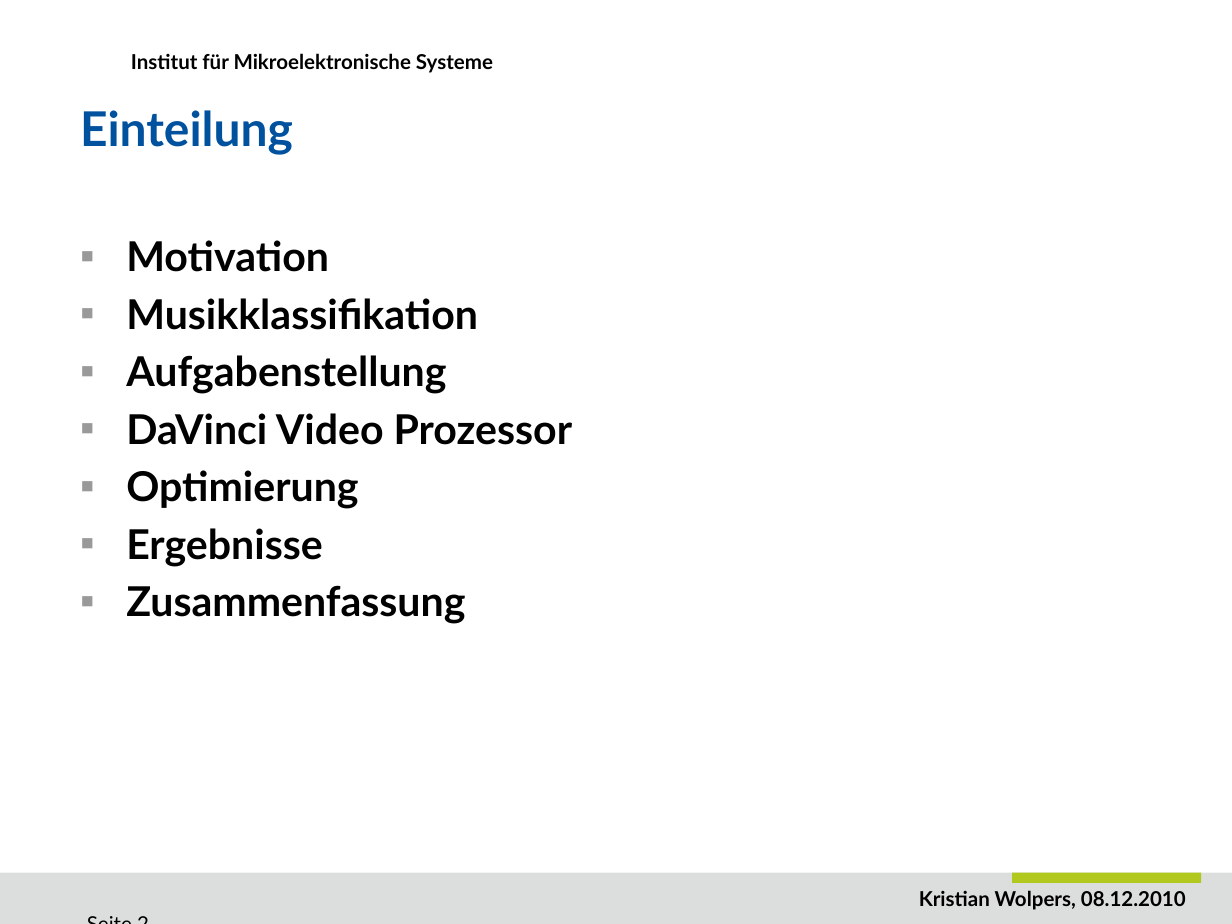
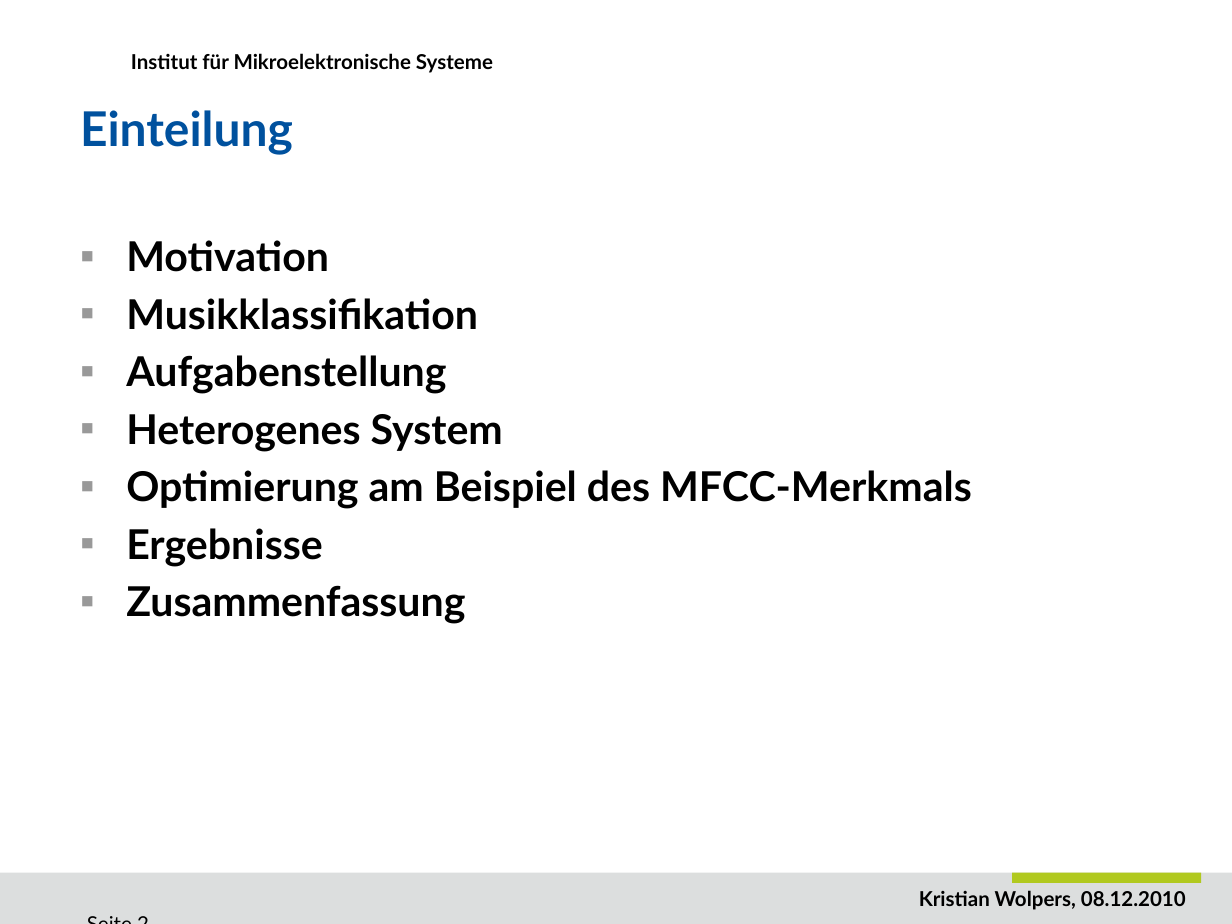
Before and after one commit to DuncanSin/Masterarbeit, a slide deck: slide 2 of Speech/Praesentation1.pptx. Drawn at 1232x924 pixels with LibreOffice and Linux fonts; fonts in the diff are those of the drawing; background and template pictures are left out. Boxes give left, top, right and bottom in pixels: in the first picture for what was removed or moved away, otherwise in the second. Text is boxed around its words. In the diff, an @@ line names an element or a change of style, - is before the commit and + after.

```diff
--- a/Speech/Praesentation1.pptx
+++ b/Speech/Praesentation1.pptx
@@ text at (126,414,972,509): text changed @@
-▪ DaVinci Video Prozessor
-▪ Optimierung
+▪ Heterogenes System
+▪ Optimierung am Beispiel des MFCC-Merkmals
```
Also in this commit, not shown: 11 other slides changed, 2 slides added, 1 slide removed, 2 other files.
